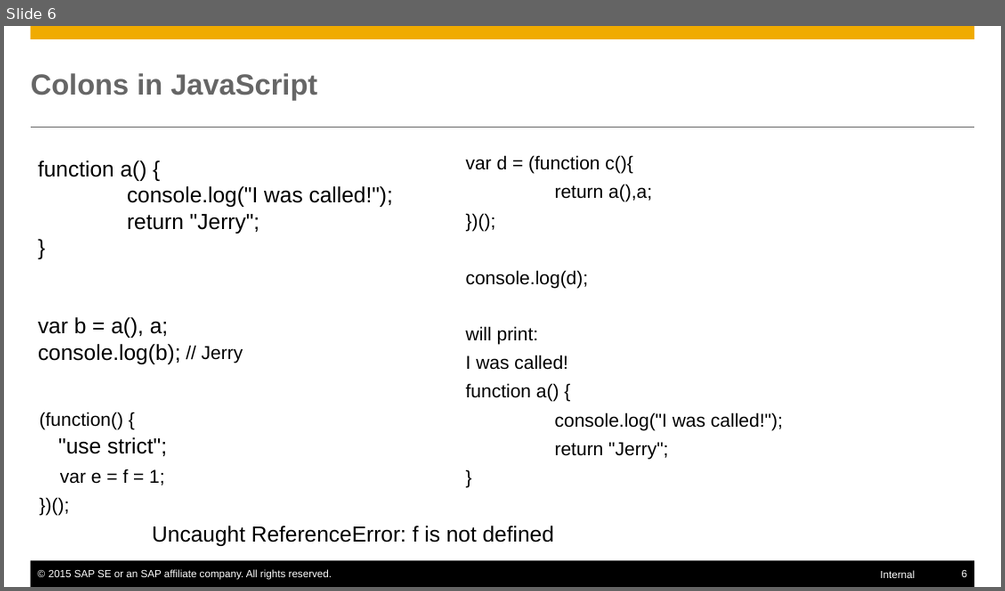
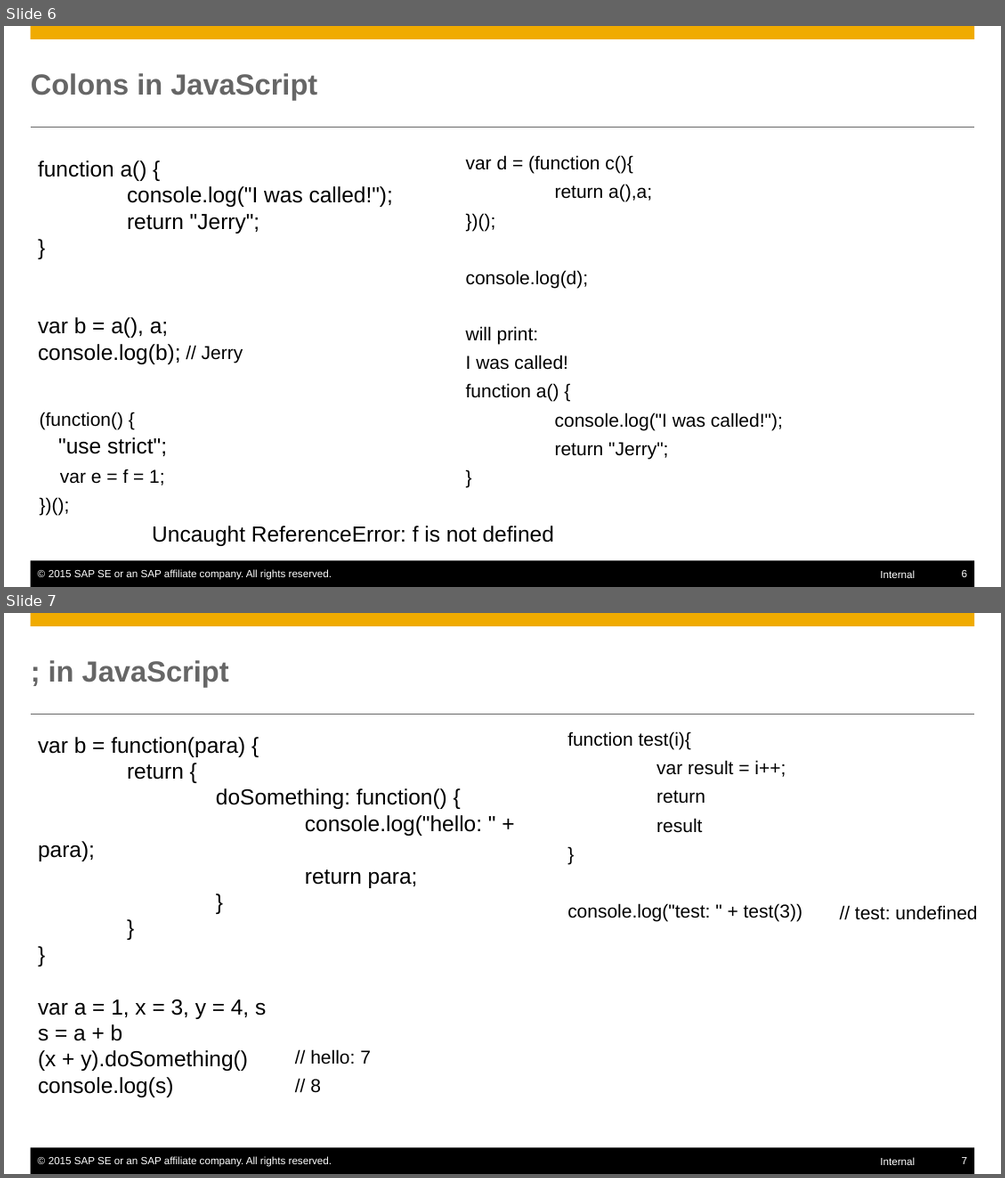
Before and after one commit to mxpang/jerryslide, a slide deck: 001_code_refact.pptx. Shown one above the other, each under a label of ours: slide 6 before the commit, slides 6 and 7 after it. The pictures are 1005x591 and 1005x1178 pixels, drawn with LibreOffice and Linux fonts; fonts in the diff are those of the drawing. Boxes give left, top, right and bottom in pixels: in the first picture for what was removed or moved away, otherwise in the second. Text is boxed around its words. In the diff, an @@ line names an element or a change of style, - is before the commit and + after.

```diff
--- a/001_code_refact.pptx
+++ b/001_code_refact.pptx
@@ slide 7 added at [4, 613, 1001, 1174], background #FFFFFF; not listed: 6 template elements that a slide beside it also shows @@
@@ title added at [48, 660, 229, 687], 28 pt, text #666666, bold @@
+; in JavaScript
@@ text added at [38, 737, 482, 1097], 21 pt, text #000000 @@
+var b = function(para) {
+return {
+doSomething: function() {
+console.log("hello: " + para);
+return para;
+}
+}
+}
+var a = 1, x = 3, y = 4, s
+s = a + b
+(x + y).doSomething()
+console.log(s)
@@ text added at [567, 731, 802, 922], 18 pt, text #000000 @@
+function test(i){
+var result = i++;
+return
+result
+}
+console.log("test: " + test(3))
@@ text added at [855, 905, 977, 920], 18 pt, text #000000 @@
+// test: undefined
@@ text added at [310, 1049, 371, 1093], 18 pt, text #000000 @@
+// hello: 7
+// 8
```
Also in this commit, not shown: 2 slides changed, 10 other slides added, 10 other files.
